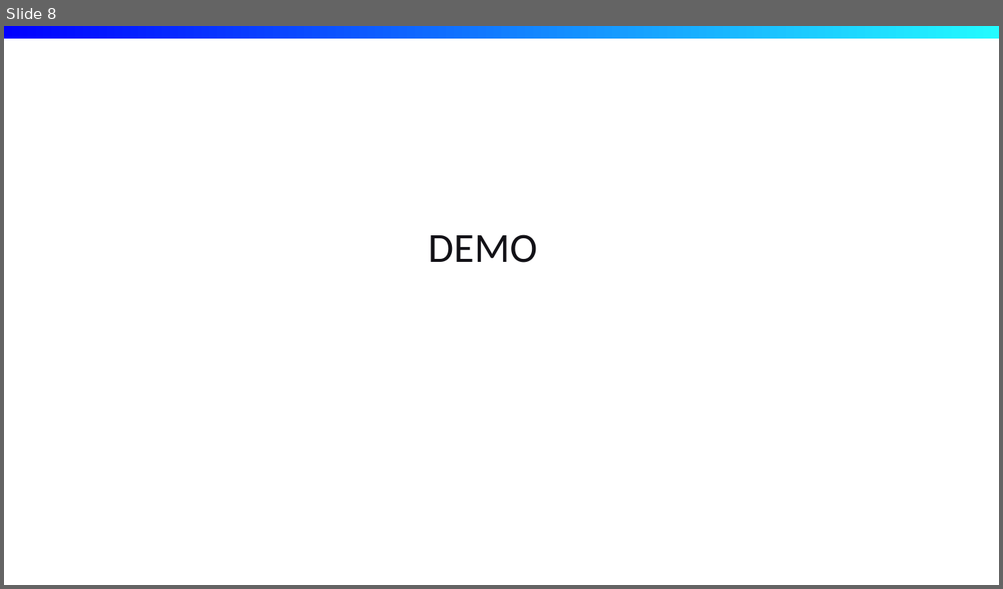
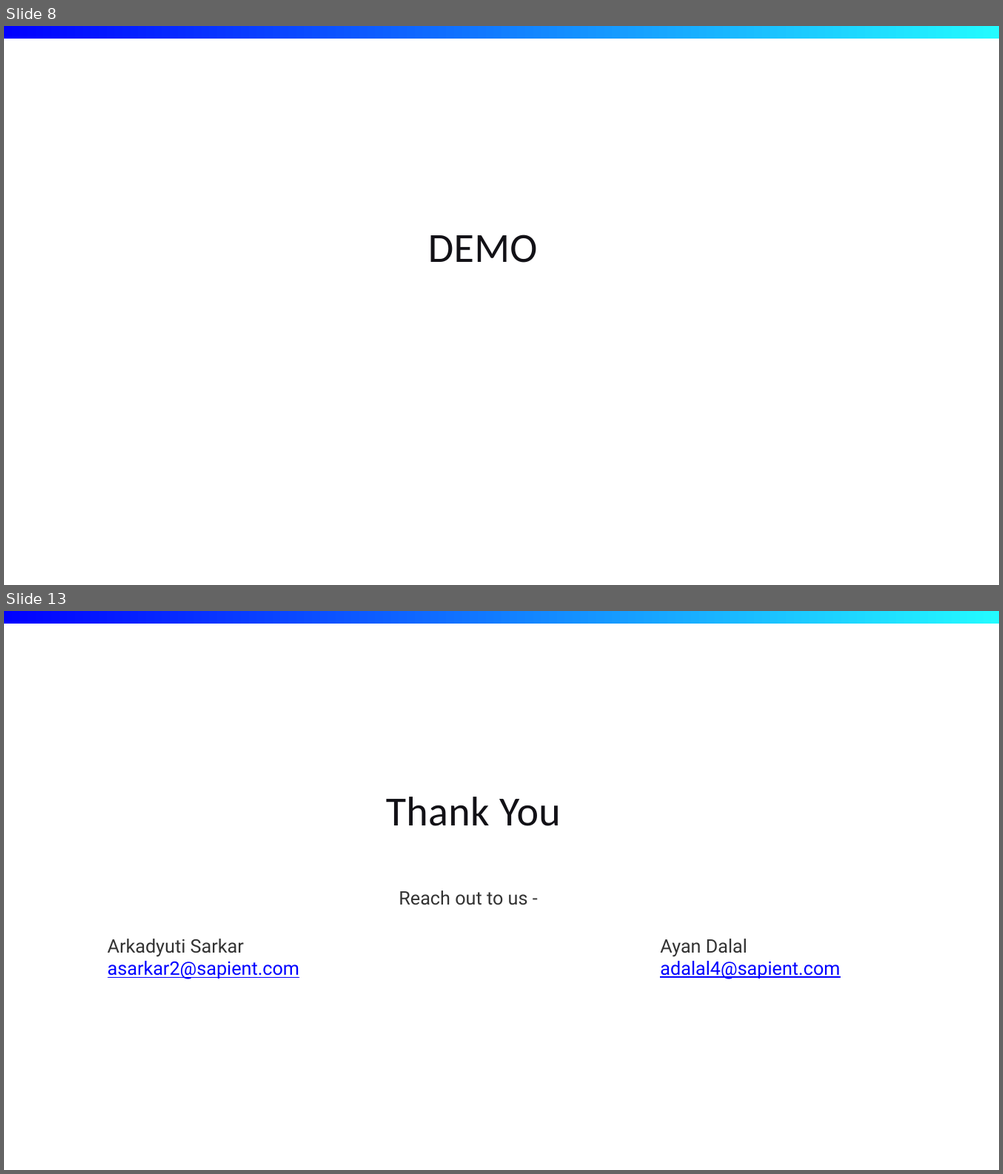
Before and after one commit to dalalayan1/shell-generator, a slide deck: generators.pptx. Shown one above the other, each under a label of ours: slide 8 before the commit, slides 8 and 13 after it; the slides between them are not shown. The pictures are 1003x589 and 1003x1174 pixels, drawn with LibreOffice and Linux fonts; fonts in the diff are those of the drawing; background and template pictures are left out. Boxes give left, top, right and bottom in pixels: in the first picture for what was removed or moved away, otherwise in the second. Text is boxed around its words. In the diff, an @@ line names an element or a change of style, - is before the commit and + after.

```diff
--- a/generators.pptx
+++ b/generators.pptx
@@ slide 13 added at <box>4,611,999,1170</box>, background picture (left out); not listed: 1 template element that a slide beside it also shows @@
@@ title added at <box>386,797,560,826</box>, 40 pt, text #121116 @@
+Thank You
@@ text added at <box>398,891,528,906</box>, 18 pt, text #333333 @@
+Reach out to us -
@@ text added at <box>108,939,299,980</box>, 18 pt, text #0000FF, underline @@
+Arkadyuti Sarkar
+asarkar2@sapient.com
@@ text added at <box>660,939,839,980</box>, 18 pt, text #0000FF, underline @@
+Ayan Dalal
+adalal4@sapient.com
```
Also in this commit, not shown: 6 slides changed, 3 other slides added, 8 other files.
